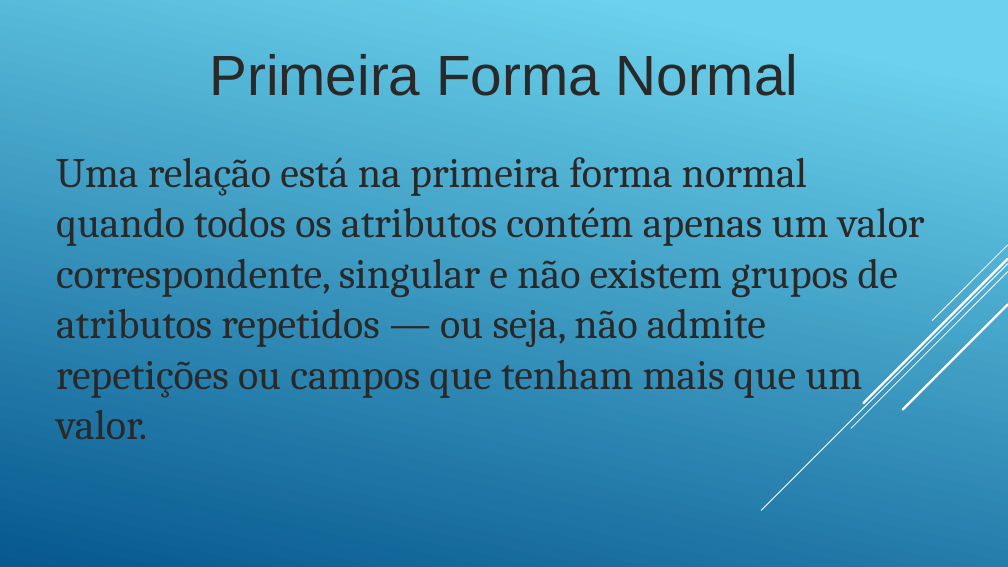
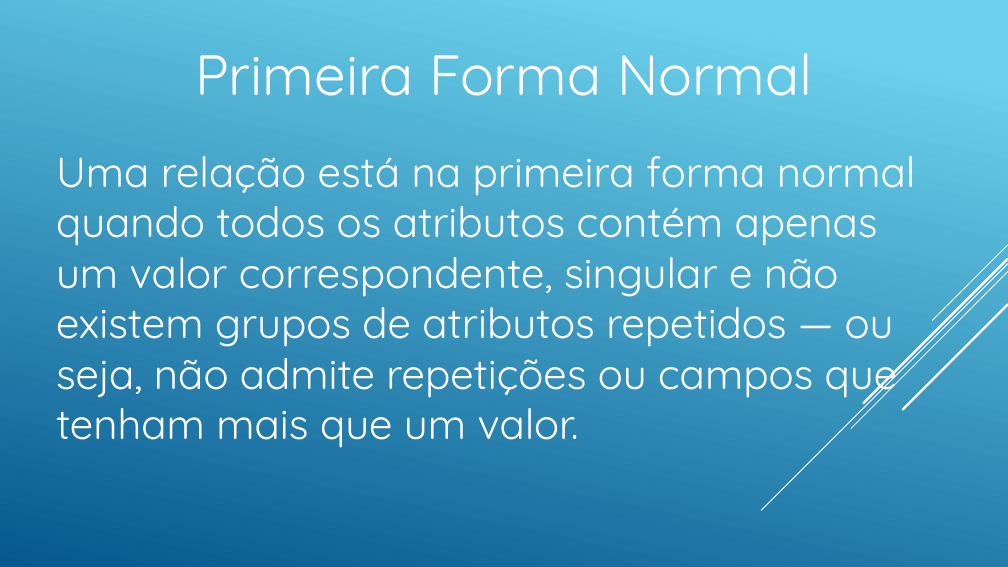
Before and after one commit to andreneves/BDIII, a slide deck: slide 7 of BDIIIA10.pptx. Drawn at 1008x567 pixels with LibreOffice and Linux fonts; fonts in the diff are those of the drawing. Boxes give left, top, right and bottom in pixels: in the first picture for what was removed or moved away, otherwise in the second. Text is boxed around its words. In the diff, an @@ line names an element or a change of style, - is before the commit and + after.

```diff
--- a/BDIIIA10.pptx
+++ b/BDIIIA10.pptx
@@ text "Primeira Forma Normal" at box(195, 53, 813, 96): font Arial to Quicksand, text colour #292929 to #FFFFFF @@
@@ text "Uma relação está na primeira ..." at box(56, 156, 916, 448): font Cambria to Quicksand, text colour #292929 to #FFFFFF @@
```
Also in this commit, not shown: 16 other slides changed.
